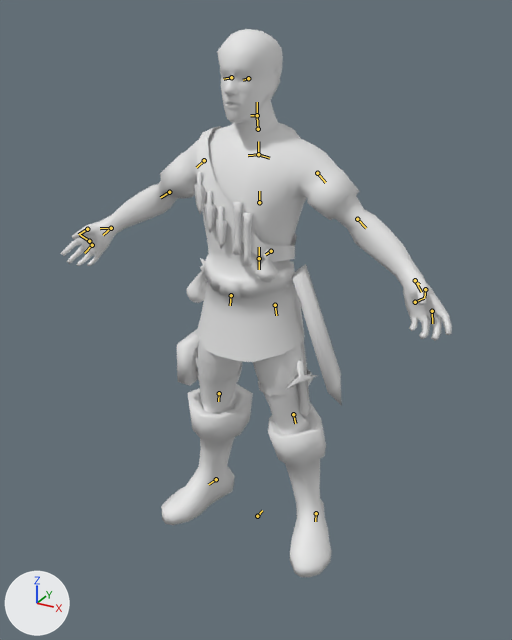
The Blender file assets-src/rooms/tavern/creature-clips/Adventurer.blend, before and after one commit.
The view is the same before and after, from a camera (50 mm lens) standing at (0.553, -1.014, 0.938) and looking at (0.011, -0.029, 0.446). Arrows for +X, +Y and +Z are at lower left; the lights stay in place. The first picture is the older version. The bones that change, and the others that lie on the model, are drawn over the model as lines.

In view in the first picture: 'AdventurerSourceMesh'.
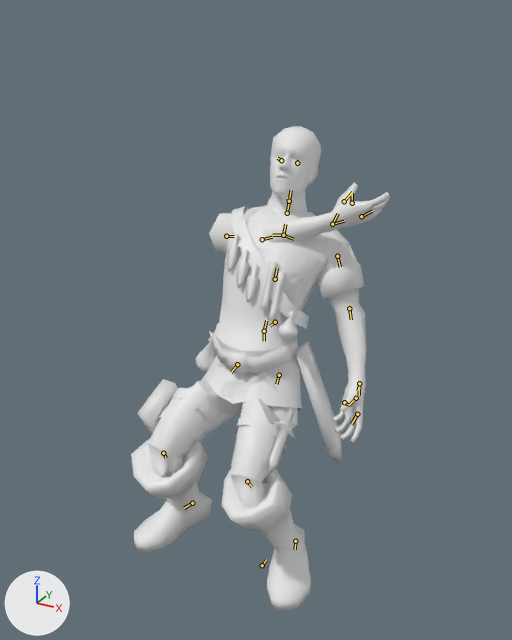
The newer file adds an action. The first version stands in its rest pose; the second is drawn at frame 18 of the action 'SitSlap'.

What differs and where, as boxes [x1, y1, x2, y2] in the pictures (512 x 640 px):
'AdventurerSourceMesh', posed (34% narrower, 11% shorter)
    before: [60, 29, 452, 577]
    after: [131, 126, 390, 611]
bone 'Root', root to tip
    before: (257, 516) to (262, 510)
    after: (262, 565) to (266, 559)
bone 'C3', root to tip
    before: (259, 258) to (259, 247)
    after: (264, 331) to (266, 320)
bone 'C2', root to tip
    before: (259, 202) to (259, 191)
    after: (275, 279) to (277, 268)
bone 'Upperarm_L', root to tip
    before: (317, 173) to (325, 182)
    after: (337, 256) to (340, 267)
bone 'Upperarm_R', root to tip
    before: (204, 160) to (196, 167)
    after: (226, 236) to (234, 236)
bone 'Forearm_R', root to tip
    before: (169, 192) to (160, 197)
    after: (262, 239) to (272, 237)
bone 'Upperleg_L', root to tip
    before: (275, 305) to (276, 315)
    after: (279, 375) to (276, 384)
bone 'Lowerleg_L', root to tip
    before: (293, 414) to (295, 423)
    after: (247, 481) to (252, 487)
bone 'Feet_L', root to tip
    before: (316, 513) to (315, 521)
    after: (295, 541) to (295, 549)
bone 'Upperleg_R', root to tip
    before: (231, 295) to (230, 305)
    after: (237, 364) to (231, 372)
bone 'Lowerleg_R', root to tip
    before: (219, 393) to (218, 401)
    after: (163, 453) to (166, 457)
bone 'Feet_R', root to tip
    before: (216, 479) to (208, 484)
    after: (192, 503) to (184, 508)

Edits to the bpy script that builds the scene:
```text
Change bone_root:
    where bone_root = bpy.data.objects['Adventurer'].pose.bones['Root']
    bone_root.location: (0.0, 0.0, 0.0) -> (0.0, 0.02, -0.144)
Change bone_c3:
    where bone_c3 = bpy.data.objects['Adventurer'].pose.bones['C3']  # child of 'MasterBone'
    bone_c3.rotation_quaternion: (1.0, 0.0, 0.0, 0.0) -> (0.978, -0.208, 0.0, 0.0)  # degrees (0, 0, 0) -> degrees (-24, 0, 0)
Change bone_c2:
    where bone_c2 = bpy.data.objects['Adventurer'].pose.bones['C2']  # child of 'C3'
    bone_c2.rotation_quaternion: (1.0, 0.0, 0.0, 0.0) -> (0.995, 0.0, 0.1, 0.005)  # degrees (0, 0, 0) -> degrees (0, 11, 1)
Change bone_upperarm_l:
    where bone_upperarm_l = bpy.data.objects['Adventurer'].pose.bones['Upperarm_L']  # child of 'Shoulderbone_L'
    bone_upperarm_l.rotation_quaternion: (1.0, 0.0, 0.0, 0.0) -> (0.916, 0.02, 0.334, -0.222)  # degrees (0, 0, 0) -> degrees (-8, 38, -30)
Change bone_upperarm_r:
    where bone_upperarm_r = bpy.data.objects['Adventurer'].pose.bones['Upperarm_R']  # child of 'Shoulderbone_R'
    bone_upperarm_r.rotation_quaternion: (1.0, 0.0, 0.0, 0.0) -> (0.422, 0.662, -0.037, 0.619)  # degrees (0, 0, 0) -> degrees (77, -58, 64)
Change bone_forearm_r:
    where bone_forearm_r = bpy.data.objects['Adventurer'].pose.bones['Forearm_R']  # child of 'Upperarm_R'
    bone_forearm_r.rotation_quaternion: (1.0, 0.0, 0.0, 0.0) -> (0.978, -0.015, -0.083, 0.193)  # degrees (0, 0, 0) -> degrees (-4, -9, 23)
Change bone_upperleg_l:
    where bone_upperleg_l = bpy.data.objects['Adventurer'].pose.bones['Upperleg_L']  # child of 'C4'
    bone_upperleg_l.rotation_quaternion: (1.0, 0.0, 0.0, 0.0) -> (0.839, -0.529, -0.127, 0.012)  # degrees (0, 0, 0) -> degrees (-65, -12, 9)
Change bone_lowerleg_l:
    where bone_lowerleg_l = bpy.data.objects['Adventurer'].pose.bones['Lowerleg_L']  # child of 'Upperleg_L'
    bone_lowerleg_l.rotation_quaternion: (1.0, 0.0, 0.0, 0.0) -> (0.713, 0.685, 0.146, 0.0)  # degrees (0, 0, 0) -> degrees (89, 12, 12)
Change bone_feet_l:
    where bone_feet_l = bpy.data.objects['Adventurer'].pose.bones['Feet_L']  # child of 'Lowerleg_L'
    bone_feet_l.rotation_quaternion: (1.0, 0.0, 0.0, 0.0) -> (0.98, 0.189, -0.063, 0.02)  # degrees (0, 0, 0) -> degrees (22, -7, 1)
Change bone_upperleg_r:
    where bone_upperleg_r = bpy.data.objects['Adventurer'].pose.bones['Upperleg_R']  # child of 'C4'
    bone_upperleg_r.rotation_quaternion: (1.0, 0.0, 0.0, 0.0) -> (0.839, -0.528, 0.13, -0.01)  # degrees (0, 0, 0) -> degrees (-65, 12, -9)
Change bone_lowerleg_r:
    where bone_lowerleg_r = bpy.data.objects['Adventurer'].pose.bones['Lowerleg_R']  # child of 'Upperleg_R'
    bone_lowerleg_r.rotation_quaternion: (1.0, 0.0, 0.0, 0.0) -> (0.714, 0.686, -0.142, 0.001)  # degrees (0, 0, 0) -> degrees (89, -12, -11)
Change bone_feet_r:
    where bone_feet_r = bpy.data.objects['Adventurer'].pose.bones['Feet_R']  # child of 'Lowerleg_R'
    bone_feet_r.rotation_quaternion: (1.0, 0.0, 0.0, 0.0) -> (0.98, 0.187, 0.068, -0.019)  # degrees (0, 0, 0) -> degrees (22, 8, -1)
```
